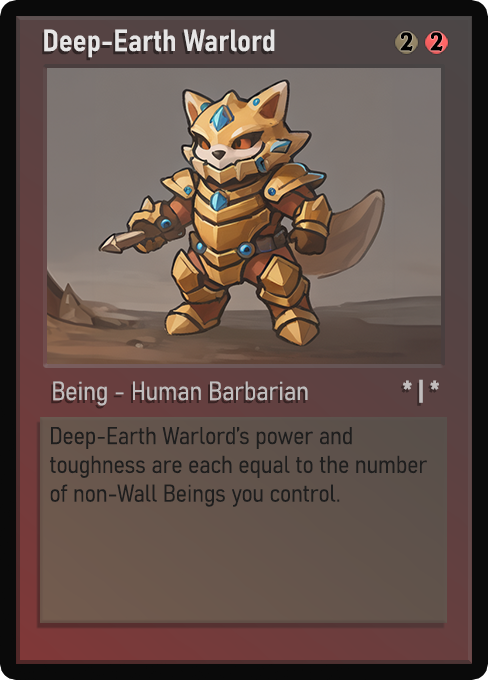
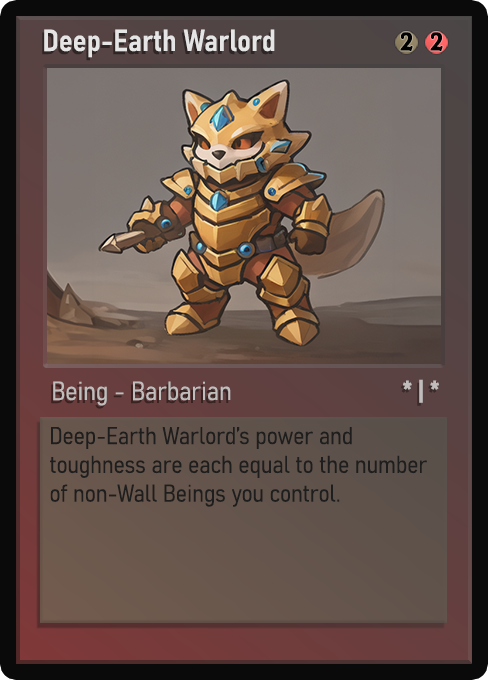
Layer changes from the first 488px x 680px image to the second:
painted on "Class" over (133, 381, 308, 401)
